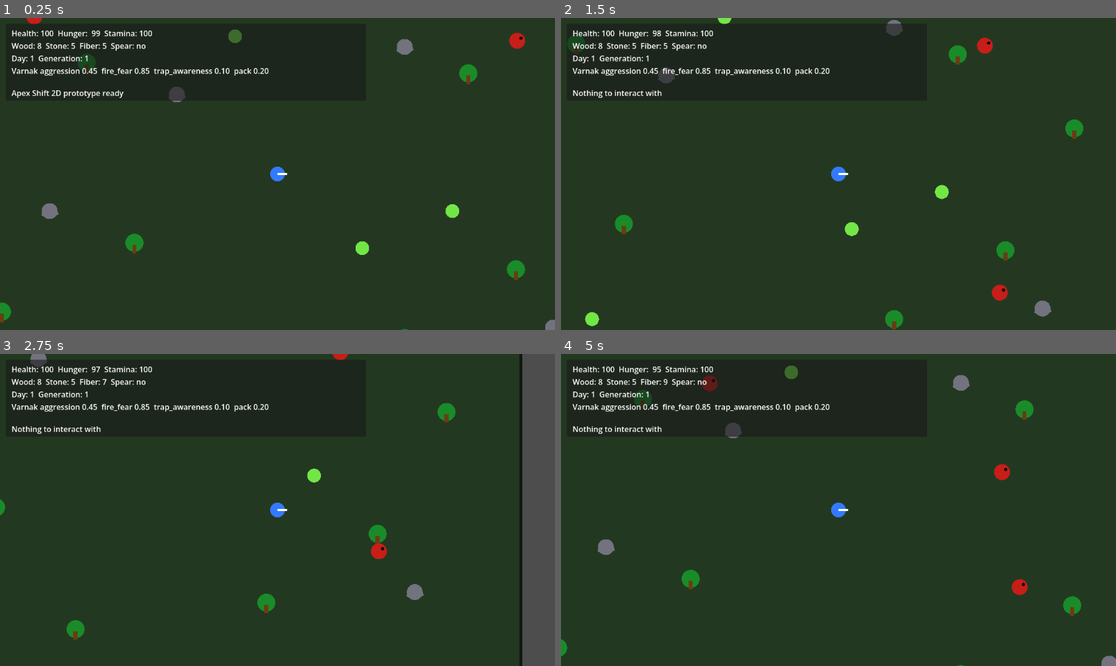
Above: before the commit, frames 1-4 (two rows, left to right).
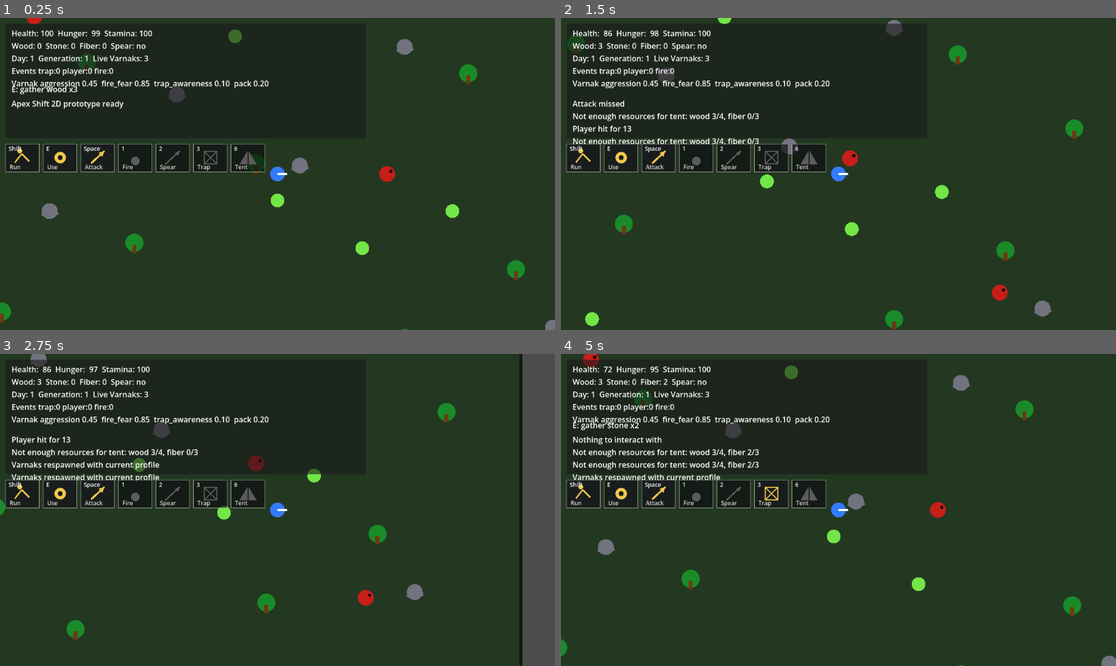
Above: after the commit, the same moments.

Repository: krisstoof/apex-shift-2d
Game: Godot game, scene res://scenes/main.tscn
Two runs of this game, one before a commit and one after it. Both use one fixed random seed, a clock stepped at 60 frames per second and the inputs below.
Inputs (mouse positions are in pixels of both pictures, inside the frame that each line leads up to):
- Up to frame 1 (0.25 s): no input
- Up to frame 2 (1.5 s): tap Enter (ui_accept) at 0.5, 0.77, 1.07 s; move the mouse to (960, 158) at 0.52 s; hold D (move_right) 0.53-1.28 s; tap E at 0.6 s; click (960, 158) at 0.67 s; tap 6 at 0.8, 1.35 s; move the mouse to (727, 189) at 1.27 s; hold S (move_down) from 1.28 s (still down)
- Up to frame 3 (2.75 s): tap Enter (ui_accept) at 1.52, 1.82 s; tap R at 1.55, 2.1 s; move the mouse to (333, 441) at 2.02 s; release S (move_down) at 2.03 s; hold D (move_right) from 2.03 s (still down); hold Enter (ui_accept) from 2.03 s (still down)
- Up to frame 4 (5 s): move the mouse to (810, 572) at 2.77 s; release D (move_right) at 2.78 s; release Enter (ui_accept) at 2.78 s; hold W (move_up) 2.78-3.53 s; tap Enter (ui_accept) at 2.85, 3.02, 3.32, 3.77, 4.07, 4.52, 4.82 s; click (810, 572) at 2.92 s; tap E at 3.05, 3.6 s; move the mouse to (1005, 556) at 3.52 s; hold A (move_left) from 3.53 s (still down); tap 6 at 3.8, 4.35 s; move the mouse to (672, 463) at 4.27 s; tap R at 4.55 s

The runs differ from the first frame. In frame 1, 5.8% of the frame differs, in the area x 0-95%, y 4-61%; in frame 2, 6.5%; in frame 3, 7.0%; in frame 4, 7.4%, in the area x 0-85%, y 0-78%.

Commit message:
first ui and added tent

Diff:
--- a/data/items.json
+++ b/data/items.json
@@ -4,5 +4,6 @@
   "fiber": {"display_name": "Fiber"},
   "meat": {"display_name": "Meat"},
   "hide": {"display_name": "Hide"},
-  "bone": {"display_name": "Bone"}
+  "bone": {"display_name": "Bone"},
+  "tent": {"display_name": "Tent"}
 }
--- a/data/recipes.json
+++ b/data/recipes.json
@@ -3,5 +3,6 @@
   "spear": {"wood": 2, "stone": 1, "fiber": 1},
   "trap": {"wood": 2, "fiber": 2},
   "wall": {"wood": 3},
-  "storage_box": {"wood": 4}
+  "storage_box": {"wood": 4},
+  "tent": {"wood": 4, "fiber": 3}
 }
--- /dev/null
+++ b/scenes/buildings/tent.tscn
@@ -0,0 +1,14 @@
+[gd_scene load_steps=3 format=3]
+
+[ext_resource type="Script" path="res://scripts/buildings/tent.gd" id="1"]
+
+[sub_resource type="RectangleShape2D" id="1"]
+size = Vector2(60, 44)
+
+[node name="Tent" type="Area2D"]
+collision_layer = 8
+collision_mask = 1
+script = ExtResource("1")
+
+[node name="CollisionShape2D" type="CollisionShape2D" parent="."]
+shape = SubResource("1")
--- a/scenes/ui/hud.tscn
+++ b/scenes/ui/hud.tscn
@@ -1,6 +1,7 @@
-[gd_scene load_steps=2 format=3]
+[gd_scene load_steps=3 format=3]
 
 [ext_resource type="Script" path="res://scripts/ui/hud.gd" id="1"]
+[ext_resource type="Script" path="res://scripts/ui/skill_icon_bar.gd" id="2"]
 
 [node name="HUD" type="CanvasLayer"]
 script = ExtResource("1")
@@ -9,28 +10,35 @@
 offset_left = 12.0
 offset_top = 12.0
 offset_right = 760.0
-offset_bottom = 172.0
+offset_bottom = 250.0
 
 [node name="StatsLabel" type="Label" parent="Panel"]
 offset_left = 12.0
 offset_top = 8.0
 offset_right = 734.0
-offset_bottom = 96.0
+offset_bottom = 118.0
 theme_override_font_sizes/font_size = 16
 text = "Loading..."
 
 [node name="PromptLabel" type="Label" parent="Panel"]
 offset_left = 12.0
-offset_top = 102.0
+offset_top = 124.0
 offset_right = 734.0
-offset_bottom = 128.0
+offset_bottom = 150.0
 theme_override_font_sizes/font_size = 16
 text = ""
 
 [node name="MessageLabel" type="Label" parent="Panel"]
 offset_left = 12.0
-offset_top = 132.0
+offset_top = 154.0
 offset_right = 734.0
-offset_bottom = 158.0
+offset_bottom = 236.0
 theme_override_font_sizes/font_size = 16
 text = ""
+
+[node name="SkillIconBar" type="Control" parent="."]
+offset_left = 12.0
+offset_top = 262.0
+offset_right = 560.0
+offset_bottom = 322.0
+script = ExtResource("2")
--- /dev/null
+++ b/scripts/buildings/tent.gd
@@ -0,0 +1,25 @@
+extends Area2D
+
+func _ready() -> void:
+	add_to_group("tents")
+	queue_redraw()
+
+
+func interact(_player: Node) -> void:
+	var day_night_system := get_tree().current_scene.get_node_or_null("DayNightSystem")
+	if not day_night_system or not day_night_system.has_method("sleep_until_morning"):
+		get_node("/root/EventBus").post_message("No safe place to sleep")
+		return
+	day_night_system.sleep_until_morning()
+
+
+func get_prompt() -> String:
+	return "E: sleep in tent"
+
+
+func _draw() -> void:
+	draw_polygon([Vector2(-26, 18), Vector2(0, -24), Vector2(26, 18)], [Color(0.18, 0.42, 0.38)])
+	draw_line(Vector2(0, -24), Vector2(0, 18), Color(0.85, 0.78, 0.58), 2.0)
+	draw_rect(Rect2(-30, 16, 60, 6), Color(0.12, 0.18, 0.14), true)
+	draw_line(Vector2(-26, 18), Vector2(0, -24), Color(0.85, 0.78, 0.58), 2.0)
+	draw_line(Vector2(26, 18), Vector2(0, -24), Color(0.85, 0.78, 0.58), 2.0)
--- a/scripts/creatures/varnak.gd
+++ b/scripts/creatures/varnak.gd
@@ -61,6 +61,7 @@
 		state = State.FLEE
 		if randf() < 0.012:
 			get_node("/root/EventBus").emit_game_event("varnak_scared_by_fire", {"position": global_position})
+			get_node("/root/EventBus").post_message("Varnak scared by fire")
 		return
 	var distance := global_position.distance_to(player.global_position)
 	var night_bonus := night_activity * 70.0 if day_night_system and day_night_system.is_night() else 0.0
@@ -129,6 +130,7 @@
 func _die(source: String) -> void:
 	var event_name := "varnak_killed_by_trap" if source == "trap" else "varnak_killed_by_player"
 	get_node("/root/EventBus").emit_game_event(event_name, {"position": global_position})
+	get_node("/root/EventBus").post_message("Varnak killed by %s" % source)
 	if is_instance_valid(player) and global_position.distance_to(player.global_position) < 90.0:
 		player.inventory.add_item("meat", 1)
 		player.inventory.add_item("hide", 1)
--- a/scripts/player/inventory.gd
+++ b/scripts/player/inventory.gd
@@ -2,9 +2,9 @@
 class_name Inventory
 
 var items := {
-	"wood": 8,
-	"stone": 5,
-	"fiber": 5,
+	"wood": 0,
+	"stone": 0,
+	"fiber": 0,
 	"meat": 0,
 	"hide": 0,
 	"bone": 0
--- a/scripts/player/player.gd
+++ b/scripts/player/player.gd
@@ -14,6 +14,7 @@
 const TRAP_SCENE := preload("res://scenes/buildings/trap.tscn")
 const WALL_SCENE := preload("res://scenes/buildings/wall.tscn")
 const STORAGE_BOX_SCENE := preload("res://scenes/buildings/storage_box.tscn")
+const TENT_SCENE := preload("res://scenes/buildings/tent.tscn")
 
 @onready var interaction_area: Area2D = $InteractionArea
 @onready var attack_area: Area2D = $AttackArea
@@ -40,7 +41,7 @@
 
 
 func _unhandled_input(event: InputEvent) -> void:
-	if event.is_action_pressed("ui_accept") or (event is InputEventKey and event.pressed and event.keycode == KEY_E):
+	if event is InputEventKey and event.pressed and event.keycode == KEY_E:
 		_interact()
 	if event is InputEventKey and event.pressed:
 		match event.keycode:
@@ -59,6 +60,8 @@
 				_craft("wall")
 			KEY_5:
 				_craft("storage_box")
+			KEY_6:
+				_craft("tent")
 	if event is InputEventMouseButton and event.pressed and event.button_index == MOUSE_BUTTON_LEFT:
 		_attack()
 
@@ -105,7 +108,7 @@
 		return
 	var missing := _get_missing_ingredients(recipe)
 	if not missing.is_empty():
-		get_node("/root/EventBus").post_message("Need %s for %s" % [", ".join(missing), item_name])
+		get_node("/root/EventBus").post_message("Not enough resources for %s: %s" % [item_name, ", ".join(missing)])
 		return
 	for ingredient in recipe.keys():
 		inventory.remove_item(ingredient, int(recipe[ingredient]))
@@ -117,7 +120,8 @@
 		"campfire": CAMPFIRE_SCENE,
 		"trap": TRAP_SCENE,
 		"wall": WALL_SCENE,
-		"storage_box": STORAGE_BOX_SCENE
+		"storage_box": STORAGE_BOX_SCENE,
+		"tent": TENT_SCENE
 	}[item_name]
 	var building := scene.instantiate()
 	building.global_position = global_position + Vector2(56, 0).rotated(rotation)
--- a/scripts/systems/day_night_system.gd
+++ b/scripts/systems/day_night_system.gd
@@ -14,10 +14,18 @@
 	night_amount = clamp(sin(phase * TAU - PI * 0.5) * 0.5 + 0.5, 0.0, 1.0)
 	if time_of_day >= day_length_seconds:
 		time_of_day -= day_length_seconds
-		day += 1
-		get_node("/root/EventBus").emit_game_event("day_ended", {"day": day})
-		get_node("/root/EventBus").post_message("Day %s started" % day)
-		day_changed.emit(day)
+		_start_new_day("night_passed")
+
+
+func sleep_until_morning() -> bool:
+	if not is_night():
+		get_node("/root/EventBus").post_message("You can sleep when night falls")
+		return false
+	time_of_day = 0.0
+	night_amount = 0.0
+	_start_new_day("slept_in_tent")
+	get_node("/root/EventBus").post_message("Slept until morning")
+	return true
 
 
 func get_day() -> int:
@@ -26,3 +34,10 @@
 
 func is_night() -> bool:
 	return night_amount > 0.55
+
+
+func _start_new_day(reason: String) -> void:
+	day += 1
+	get_node("/root/EventBus").emit_game_event("day_ended", {"day": day, "reason": reason})
+	get_node("/root/EventBus").post_message("Day %s started" % day)
+	day_changed.emit(day)
--- a/scripts/systems/evolution_director.gd
+++ b/scripts/systems/evolution_director.gd
@@ -41,12 +41,15 @@
 
 func _change_generation(reason: String) -> void:
 	species_profile["generation"] = int(species_profile.get("generation", 1)) + 1
-	if trap_kills >= 2:
+	var adapted_to_traps := trap_kills >= 1
+	var adapted_to_fire := fire_scares >= 1
+	var adapted_to_player := player_kills >= 1
+	if adapted_to_traps:
 		species_profile["trap_awareness"] = _clamp_profile("trap_awareness", 0.15)
-	if fire_scares >= 2:
+	if adapted_to_fire:
 		species_profile["fire_fear"] = _clamp_profile("fire_fear", -0.10)
 		species_profile["stalk_tendency"] = _clamp_profile("stalk_tendency", 0.10)
-	if player_kills >= 2:
+	if adapted_to_player:
 		species_profile["aggression"] = _clamp_profile("aggression", 0.10)
 		species_profile["pack_coordination"] = _clamp_profile("pack_coordination", 0.10)
 	if wall_attacks >= 1:
@@ -58,7 +61,13 @@
 	days_since_generation = 0
 	print("[Evolution] Generation changed (%s): %s" % [reason, species_profile])
 	get_node("/root/EventBus").emit_game_event("generation_changed", {"profile": get_profile(), "reason": reason})
-	get_node("/root/EventBus").post_message("Generation %s: Varnaks adapted" % species_profile["generation"])
+	get_node("/root/EventBus").post_message("Generation changed")
+	if adapted_to_traps:
+		get_node("/root/EventBus").post_message("Varnaks adapted to traps")
+	if adapted_to_fire:
+		get_node("/root/EventBus").post_message("Varnaks are less afraid of fire")
+	if adapted_to_player:
+		get_node("/root/EventBus").post_message("Varnaks became more aggressive")
 	profile_changed.emit(get_profile())
 
 
--- a/scripts/systems/game_manager.gd
+++ b/scripts/systems/game_manager.gd
@@ -4,8 +4,14 @@
 @onready var day_night_system: Node = get_parent().get_node("DayNightSystem")
 @onready var hud: CanvasLayer = get_parent().get_node("HUD")
 @onready var player: Node = get_parent().get_node("Player")
+@onready var world: Node = get_parent().get_node("World")
 
 func _ready() -> void:
 	player.evolution_director = evolution_director
 	hud.bind(player, evolution_director, day_night_system)
 	get_node("/root/EventBus").post_message("Apex Shift 2D prototype ready")
+
+
+func _unhandled_input(event: InputEvent) -> void:
+	if event is InputEventKey and event.pressed and event.keycode == KEY_R:
+		world.respawn_varnaks()
--- a/scripts/ui/hud.gd
+++ b/scripts/ui/hud.gd
@@ -4,10 +4,12 @@
 var evolution_director: Node
 var day_night_system: Node
 var message := ""
+var message_history: Array[String] = []
 
 @onready var stats_label: Label = $Panel/StatsLabel
 @onready var prompt_label: Label = $Panel/PromptLabel
 @onready var message_label: Label = $Panel/MessageLabel
+@onready var skill_icon_bar: Control = $SkillIconBar
 
 func _ready() -> void:
 	get_node("/root/EventBus").message_posted.connect(_on_message)
@@ -17,21 +19,27 @@
 	player = p_player
 	evolution_director = p_evolution_director
 	day_night_system = p_day_night_system
+	skill_icon_bar.bind(player)
 
 
 func _process(_delta: float) -> void:
 	if not player or not evolution_director or not day_night_system:
 		return
 	var profile: Dictionary = evolution_director.get_profile()
+	var live_varnaks := get_tree().get_nodes_in_group("varnak").size()
 	stats_label.text = "\n".join([
 		"Health: %3d  Hunger: %3d  Stamina: %3d" % [player.stats.health, player.stats.hunger, player.stats.stamina],
 		"Wood: %d  Stone: %d  Fiber: %d  Spear: %s" % [player.inventory.get_amount("wood"), player.inventory.get_amount("stone"), player.inventory.get_amount("fiber"), "yes" if player.has_spear else "no"],
-		"Day: %d  Generation: %d" % [day_night_system.get_day(), profile.get("generation", 1)],
+		"Day: %d  Generation: %d  Live Varnaks: %d" % [day_night_system.get_day(), profile.get("generation", 1), live_varnaks],
+		"Events trap:%d player:%d fire:%d" % [evolution_director.trap_kills, evolution_director.player_kills, evolution_director.fire_scares],
 		"Varnak aggression %.2f  fire_fear %.2f  trap_awareness %.2f  pack %.2f" % [profile.get("aggression", 0.0), profile.get("fire_fear", 0.0), profile.get("trap_awareness", 0.0), profile.get("pack_coordination", 0.0)]
 	])
 	prompt_label.text = player.get_interaction_prompt() if player.has_method("get_interaction_prompt") else ""
-	message_label.text = message
+	message_label.text = "\n".join(message_history)
 
 
 func _on_message(new_message: String) -> void:
 	message = new_message
+	message_history.append(new_message)
+	if message_history.size() > 4:
+		message_history.pop_front()
--- /dev/null
+++ b/scripts/ui/skill_icon_bar.gd
@@ -0,0 +1,92 @@
+extends Control
+
+var player: Node
+
+var slots := [
+	{"key": "Shift", "name": "Run", "kind": "run"},
+	{"key": "E", "name": "Use", "kind": "use"},
+	{"key": "Space", "name": "Attack", "kind": "attack"},
+	{"key": "1", "name": "Fire", "kind": "fire"},
+	{"key": "2", "name": "Spear", "kind": "spear"},
+	{"key": "3", "name": "Trap", "kind": "trap"},
+	{"key": "6", "name": "Tent", "kind": "tent"}
+]
+
+func bind(p_player: Node) -> void:
+	player = p_player
+	queue_redraw()
+
+
+func _process(_delta: float) -> void:
+	queue_redraw()
+
+
+func _draw() -> void:
+	var slot_size := Vector2(70, 58)
+	for i in slots.size():
+		var slot: Dictionary = slots[i]
+		var rect := Rect2(Vector2(i * (slot_size.x + 8.0), 0.0), slot_size)
+		var available := _is_available(slot["kind"])
+		var fill := Color(0.09, 0.10, 0.11, 0.92) if available else Color(0.05, 0.05, 0.06, 0.68)
+		draw_rect(rect, fill, true)
+		draw_rect(rect, Color(0.70, 0.75, 0.68, 0.85), false, 1.0)
+		_draw_icon(slot["kind"], rect, available)
+		draw_string(get_theme_default_font(), rect.position + Vector2(6, 14), slot["key"], HORIZONTAL_ALIGNMENT_LEFT, -1.0, 12, Color.WHITE)
+		draw_string(get_theme_default_font(), rect.position + Vector2(8, 52), slot["name"], HORIZONTAL_ALIGNMENT_LEFT, -1.0, 12, Color(0.88, 0.88, 0.82))
+
+
+func _is_available(kind: String) -> bool:
+	if not player:
+		return true
+	match kind:
+		"run":
+			return player.stats.stamina > 1.0
+		"spear":
+			return player.has_spear or _has_recipe_items("spear")
+		"fire":
+			return _has_recipe_items("campfire")
+		"trap":
+			return _has_recipe_items("trap")
+		"tent":
+			return _has_recipe_items("tent")
+		_:
+			return true
+
+
+func _has_recipe_items(item_name: String) -> bool:
+	if not player or not player.recipes.has(item_name):
+		return false
+	var recipe: Dictionary = player.recipes[item_name]
+	for ingredient in recipe.keys():
+		if not player.inventory.has_item(ingredient, int(recipe[ingredient])):
+			return false
+	return true
+
+
+func _draw_icon(kind: String, rect: Rect2, available: bool) -> void:
+	var color := Color(0.95, 0.78, 0.30) if available else Color(0.36, 0.36, 0.36)
+	var center := rect.position + Vector2(rect.size.x * 0.5, 28.0)
+	match kind:
+		"run":
+			draw_line(center + Vector2(-16, 10), center + Vector2(-2, -8), color, 3.0)
+			draw_line(center + Vector2(-2, -8), center + Vector2(14, 8), color, 3.0)
+			draw_circle(center + Vector2(-6, -14), 5.0, color)
+		"use":
+			draw_circle(center, 12.0, color)
+			draw_circle(center, 5.0, Color(0.09, 0.10, 0.11))
+		"attack":
+			draw_line(center + Vector2(-14, 12), center + Vector2(14, -14), color, 4.0)
+			draw_polygon([center + Vector2(14, -14), center + Vector2(10, -2), center + Vector2(2, -10)], [color])
+		"fire":
+			draw_circle(center + Vector2(0, 7), 9.0, Color(0.85, 0.26, 0.08) if available else color)
+			draw_circle(center + Vector2(0, 3), 5.0, Color(1.0, 0.82, 0.18) if available else color)
+		"spear":
+			draw_line(center + Vector2(-16, 14), center + Vector2(14, -14), color, 3.0)
+			draw_polygon([center + Vector2(14, -14), center + Vector2(11, -4), center + Vector2(5, -10)], [color])
+		"trap":
+			draw_rect(Rect2(center - Vector2(13, 13), Vector2(26, 26)), color, false, 2.0)
+			draw_line(center + Vector2(-12, -12), center + Vector2(12, 12), color, 2.0)
+			draw_line(center + Vector2(12, -12), center + Vector2(-12, 12), color, 2.0)
+		"tent":
+			draw_polygon([center + Vector2(-18, 14), center + Vector2(0, -16), center + Vector2(18, 14)], [color])
+			draw_line(center + Vector2(0, -16), center + Vector2(0, 14), Color(0.09, 0.10, 0.11), 2.0)
--- a/scripts/world/resource_node.gd
+++ b/scripts/world/resource_node.gd
@@ -32,7 +32,7 @@
 
 func interact(player: Node) -> void:
 	player.inventory.add_item(item_name, amount)
-	get_node("/root/EventBus").post_message("Gathered %s x%s" % [item_name, amount])
+	get_node("/root/EventBus").post_message("Collected %s" % item_name)
 	queue_free()
 
 
--- a/scripts/world/world.gd
+++ b/scripts/world/world.gd
@@ -2,6 +2,7 @@
 
 const RESOURCE_SCENE := preload("res://scenes/world/resource_node.tscn")
 const VARNAK_SCENE := preload("res://scenes/creatures/varnak.tscn")
+const VARNAK_SPAWN_POINTS := [Vector2(220, 0), Vector2(-470, -300), Vector2(420, 330)]
 
 var evolution_director: Node
 var day_night_system: Node
@@ -11,6 +12,8 @@
 	evolution_director = get_parent().get_node("EvolutionDirector")
 	day_night_system = get_parent().get_node("DayNightSystem")
 	evolution_director.profile_changed.connect(_on_profile_changed)
+	day_night_system.day_changed.connect(_on_day_changed)
+	get_node("/root/EventBus").game_event.connect(_on_game_event)
 	_spawn_resources()
 	_spawn_varnaks()
 	queue_redraw()
@@ -22,6 +25,7 @@
 
 func _spawn_resources() -> void:
 	var placements := [
+		["tree", Vector2(-40, -20)], ["rock", Vector2(42, -16)], ["bush", Vector2(0, 50)],
 		["tree", Vector2(-360, -210)], ["tree", Vector2(-270, 130)], ["tree", Vector2(360, -190)],
 		["tree", Vector2(450, 180)], ["tree", Vector2(90, -330)], ["tree", Vector2(-520, 260)],
 		["tree", Vector2(580, -50)], ["tree", Vector2(-120, 360)], ["tree", Vector2(240, 310)],
@@ -37,12 +41,25 @@
 
 
 func _spawn_varnaks() -> void:
-	for pos in [Vector2(460, -260), Vector2(-470, -300), Vector2(420, 330)]:
-		var varnak := VARNAK_SCENE.instantiate()
-		add_child(varnak)
-		varnak.global_position = pos
-		varnak.apply_profile(evolution_director.get_profile())
-		varnak.day_night_system = day_night_system
+	for pos in VARNAK_SPAWN_POINTS:
+		_spawn_varnak_at(pos)
+
+
+func respawn_varnaks() -> void:
+	for varnak in get_tree().get_nodes_in_group("varnak"):
+		if is_instance_valid(varnak):
+			varnak.queue_free()
+	await get_tree().process_frame
+	_spawn_varnaks()
+	get_node("/root/EventBus").post_message("Varnaks respawned with current profile")
+
+
+func _spawn_varnak_at(pos: Vector2) -> void:
+	var varnak := VARNAK_SCENE.instantiate()
+	add_child(varnak)
+	varnak.global_position = pos
+	varnak.apply_profile(evolution_director.get_profile())
+	varnak.day_night_system = day_night_system
 
 
 func _on_profile_changed(profile: Dictionary) -> void:
@@ -50,6 +67,21 @@
 		varnak.apply_profile(profile)
 
 
+func _on_day_changed(_day: int) -> void:
+	var existing := get_tree().get_nodes_in_group("varnak").size()
+	var spawned := 0
+	while existing + spawned < VARNAK_SPAWN_POINTS.size():
+		_spawn_varnak_at(VARNAK_SPAWN_POINTS[existing + spawned])
+		spawned += 1
+	if spawned > 0:
+		get_node("/root/EventBus").post_message("Varnaks returned after the night")
+
+
+func _on_game_event(event_name: String, _payload: Dictionary) -> void:
+	if event_name == "generation_changed":
+		call_deferred("respawn_varnaks")
+
+
 func _draw() -> void:
 	draw_rect(Rect2(-720, -440, 1440, 880), Color(0.14, 0.22, 0.13), true)
 	draw_rect(Rect2(-720, -440, 1440, 880), Color(0.07, 0.09, 0.07), false, 5.0)
Not shown, added: scripts/buildings/tent.gd.uid
Not shown, added: scripts/ui/skill_icon_bar.gd.uid
